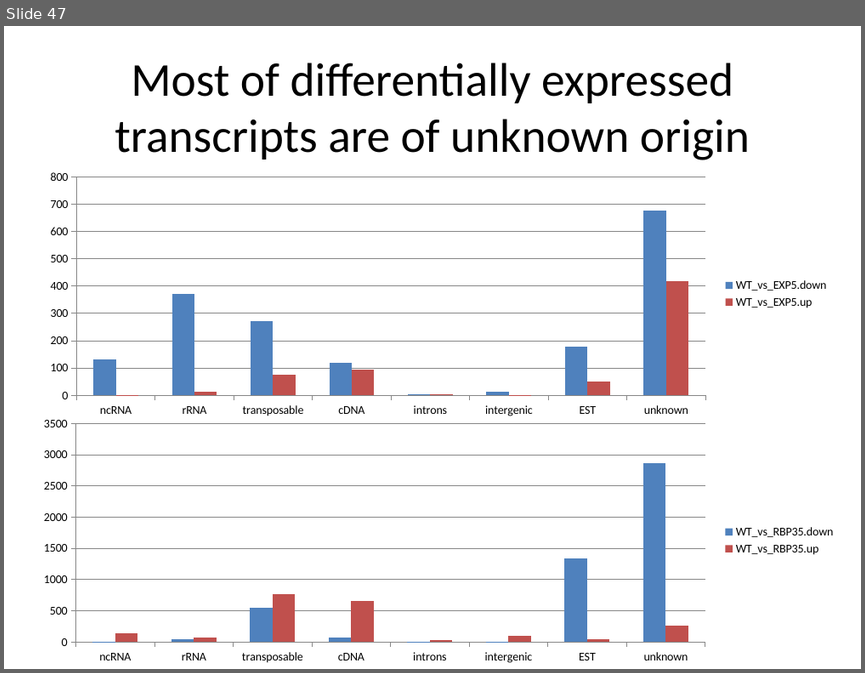
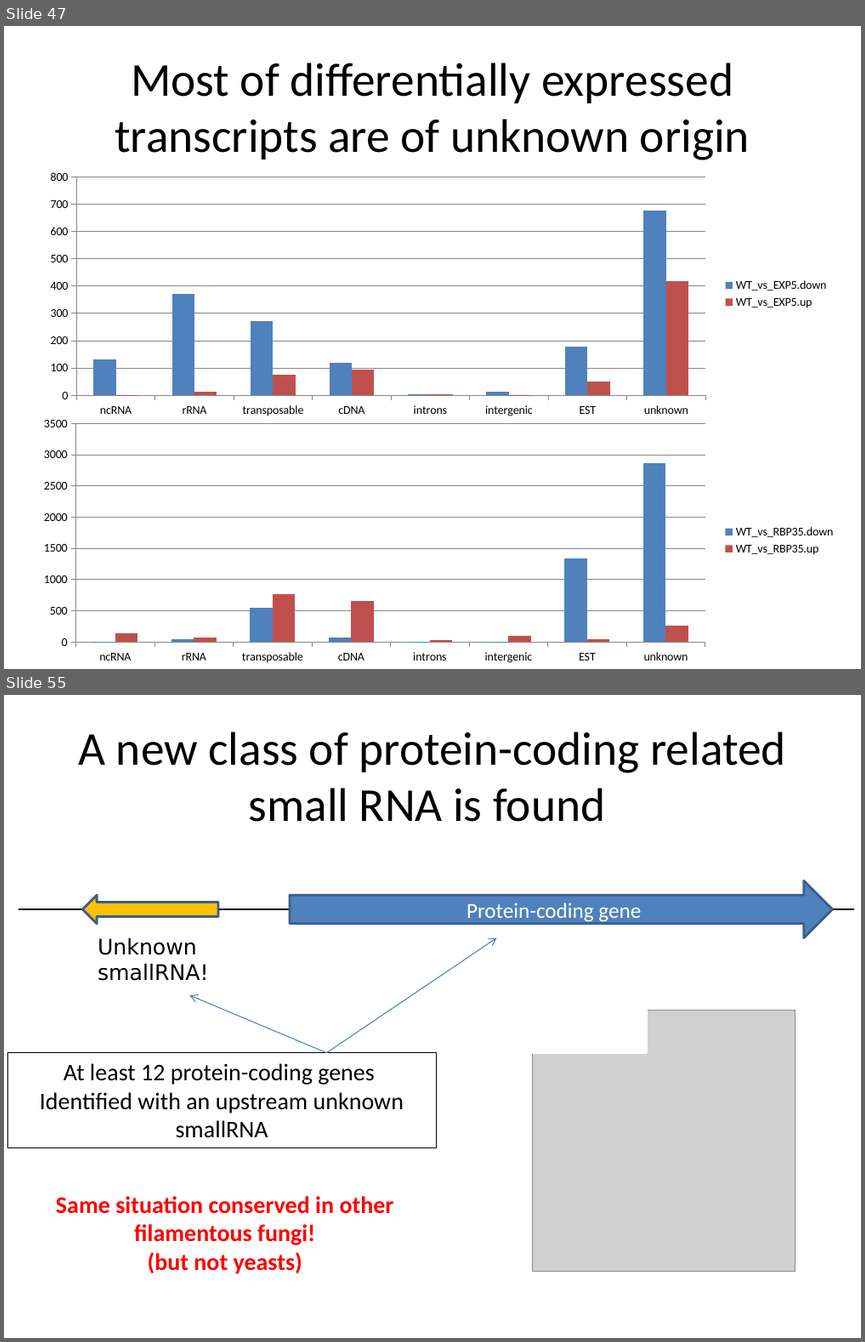
Before and after one commit to wilkinsonlab/m-oryzae-polya, a slide deck: doc/small/small_presentation.pptx. Shown one above the other, each under a label of ours: slide 47 before the commit, slides 47 and 55 after it; the slides between them are not shown. The pictures are 865x673 and 865x1342 pixels, drawn with LibreOffice and Linux fonts; fonts in the diff are those of the drawing; grey boxes stand for pictures. Boxes give left, top, right and bottom in pixels: in the first picture for what was removed or moved away, otherwise in the second. Text is boxed around its words. In the diff, an @@ line names an element or a change of style, - is before the commit and + after.

```diff
--- a/doc/small/small_presentation.pptx
+++ b/doc/small/small_presentation.pptx
@@ slide 55 added at bbox=[4, 695, 861, 1338], background #FFFFFF @@
@@ title added at bbox=[78, 732, 786, 822], 39.6 pt, text #000000 @@
+A new class of protein-coding related small RNA is found
@@ left arrow added at bbox=[83, 895, 218, 923], fill #FFC000, outline #3A5F8C 2 pt @@
@@ right arrow added at bbox=[290, 881, 832, 938], fill #4F81BD, outline #3A5F8C 2 pt, 18 pt, text #FFFFFF @@
+Protein-coding gene
@@ line added from (18, 909) to (854, 909), #000000 0.75 pt @@
@@ text added at bbox=[98, 938, 209, 981], 18 pt, text #000000 @@
+Unknown
+smallRNA!
@@ arrow added from (326, 1052) to (497, 937), #4B7EBC 0.75 pt @@
@@ arrow added from (326, 1052) to (190, 995), #4B7EBC 0.75 pt @@
@@ rectangle added at bbox=[525, 995, 647, 1052], fill #FFFFFF, outline #FFFFFF 2 pt @@
@@ picture added at bbox=[533, 1010, 794, 1270] @@
@@ rectangle added at bbox=[7, 1052, 436, 1147], outline #000000 0.75 pt, 20 pt, text #000000 @@
+At least 12 protein-coding genes
+Identified with an upstream unknown smallRNA
@@ text added at bbox=[56, 1196, 394, 1274], 20 pt, text #FF0000, bold @@
+Same situation conserved in other
+filamentous fungi!
+(but not yeasts)
```
Also in this commit, not shown: 9 other slides added, 3 other files.
